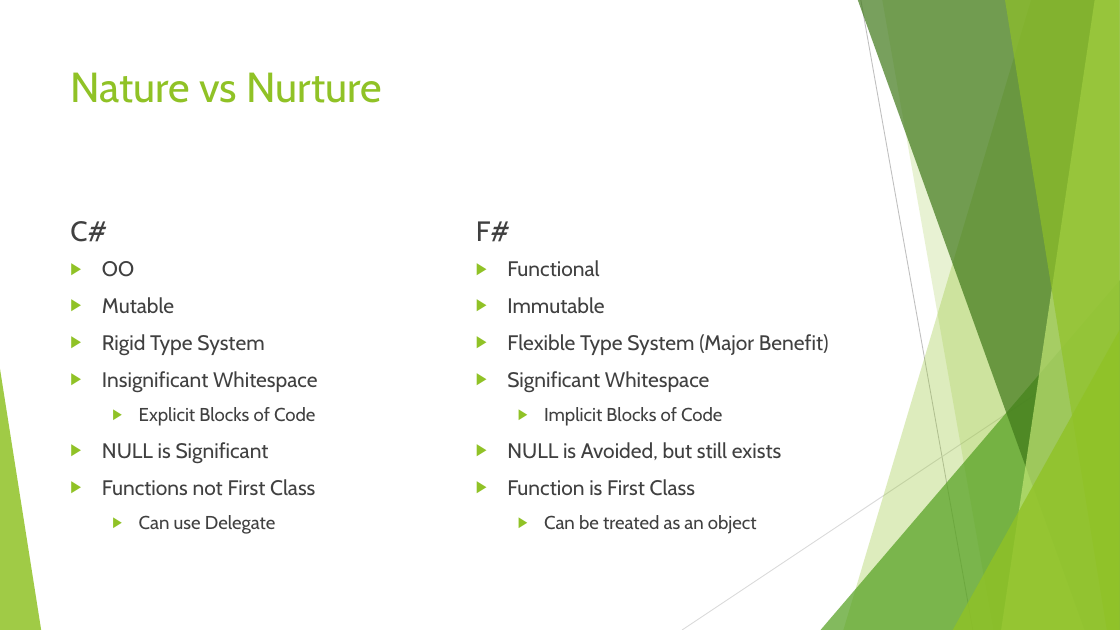
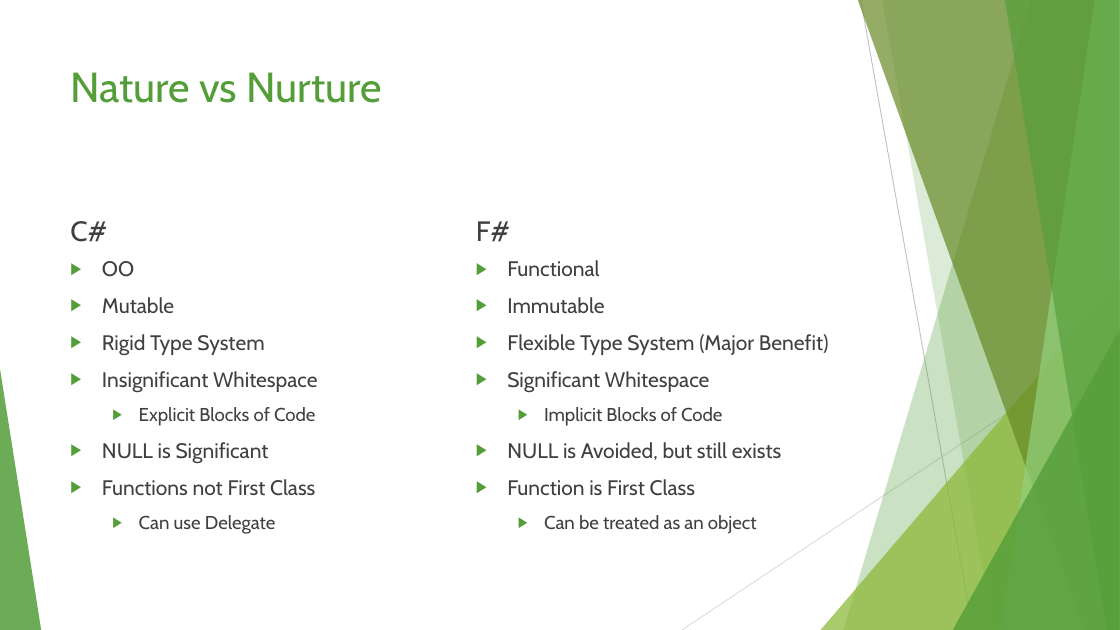
Before and after one commit to dannydwarren/FSharpXamarin, a slide deck: slide 6 of FSharpXamarin_Slides.pptx (slide 5 before the commit). Drawn at 1120x630 pixels with LibreOffice and Linux fonts; fonts in the diff are those of the drawing. Boxes give left, top, right and bottom in pixels: in the first picture for what was removed or moved away, otherwise in the second. Text is boxed around its words. In the diff, an @@ line names an element or a change of style, - is before the commit and + after.

```diff
--- a/FSharpXamarin_Slides.pptx
+++ b/FSharpXamarin_Slides.pptx
@@ freeform shape at box(844, 0, 1120, 630): fill #90C226 at 30% opacity to #549E39 at 30% opacity @@
@@ freeform shape at box(858, 0, 1120, 630): fill #3F7819 at 70% opacity to #678A26 at 70% opacity @@
@@ freeform shape at box(882, 0, 1120, 630): fill #90C226 at 20% opacity to #549E39 at 20% opacity @@
@@ freeform shape at box(1002, 0, 1120, 630): fill #C0E474 at 70% opacity to #93D07D at 70% opacity @@
@@ freeform shape at box(1005, 0, 1120, 630): fill #90C226 at 65% opacity to #549E39 at 65% opacity @@
@@ title "Nature vs Nurture" at box(71, 72, 382, 103): text colour #90C226 to #549E39 @@
@@ text "OO" at box(102, 261, 318, 534): bullet colour #90C226 to #549E39 @@
@@ text "Functional" at box(507, 260, 829, 534): bullet colour #90C226 to #549E39 @@
@@ triangle at box(821, 280, 1120, 630): fill #54A021 at 72% opacity to #8AB833 at 72% opacity @@
@@ triangle at box(953, 330, 1120, 630): fill #90C226 at 80% opacity to #549E39 at 80% opacity @@
@@ triangle at box(0, 369, 41, 630): fill #90C226 at 85% opacity to #549E39 at 85% opacity @@
```
Also in this commit, not shown: 18 other slides changed, 2 slides added, 1 slide removed.
